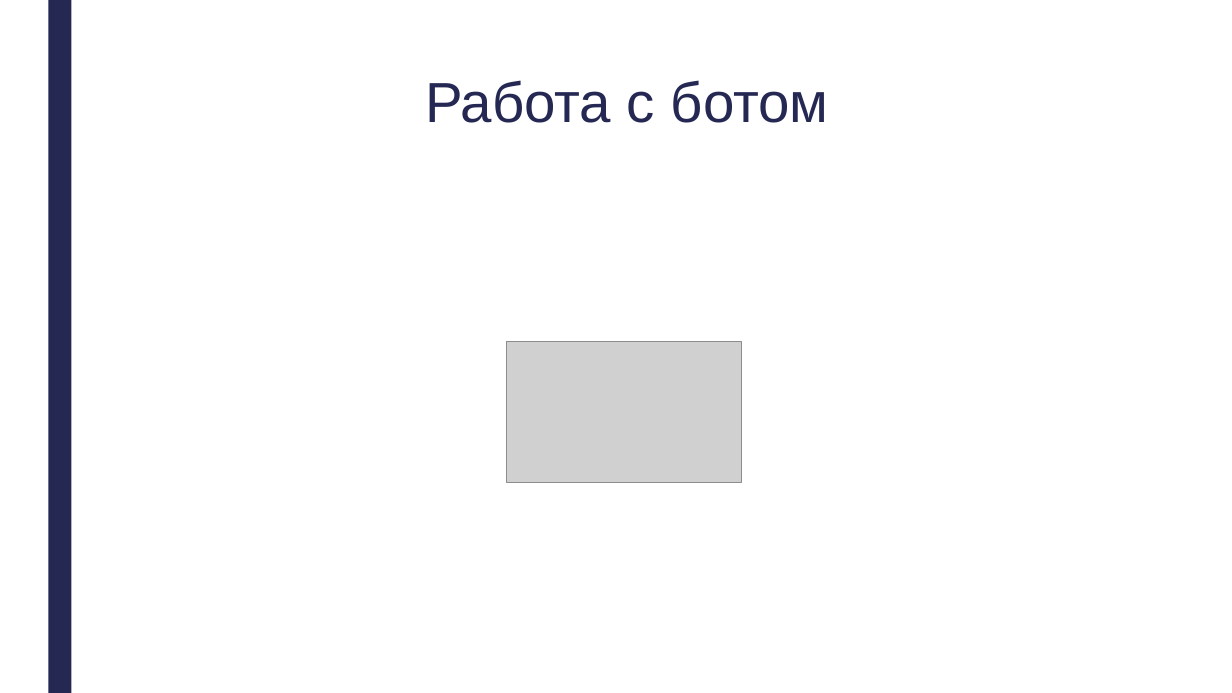
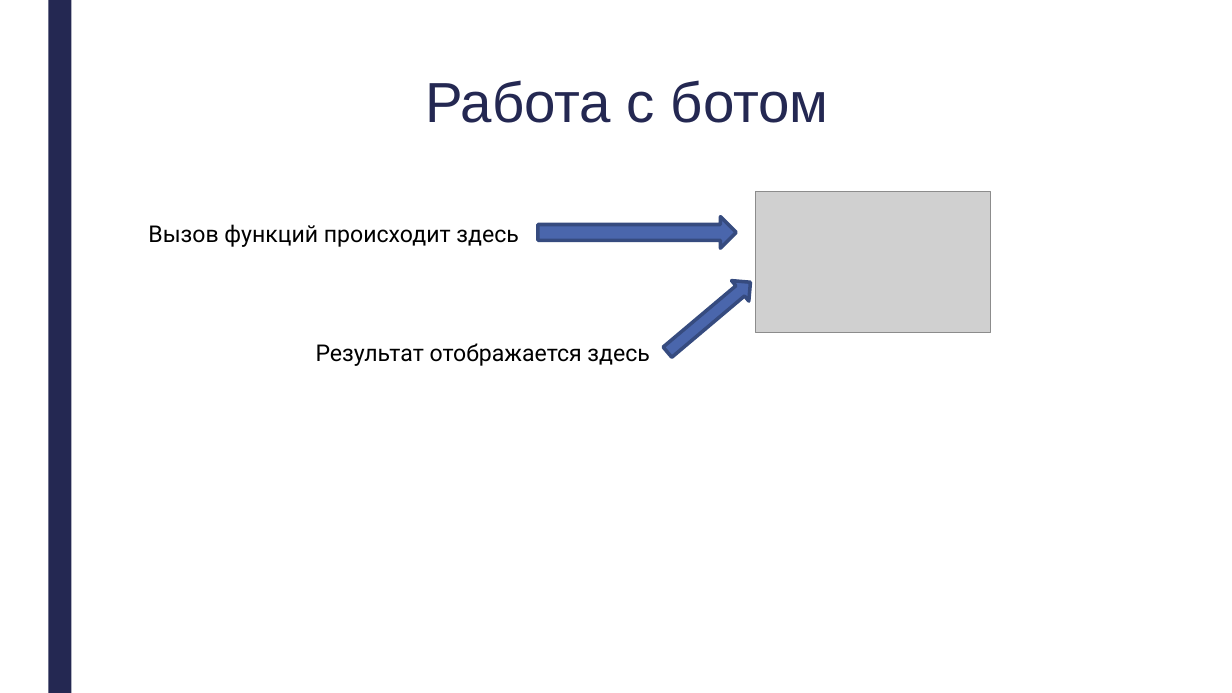
Before and after one commit to misantrhope13/discord_bot, a slide deck: slide 3 of data/Защита проекта/Презентация.pptx (slide 4 before the commit). Drawn at 1232x693 pixels with LibreOffice and Linux fonts; fonts in the diff are those of the drawing; grey boxes stand for pictures. Boxes give left, top, right and bottom in pixels: in the first picture for what was removed or moved away, otherwise in the second. Text is boxed around its words. In the diff, an @@ line names an element or a change of style, - is before the commit and + after.

```diff
--- a/data/Защита проекта/Презентация.pptx
+++ b/data/Защита проекта/Презентация.pptx
@@ picture: place and size @@
-picture at (506, 341, 741, 482)
+picture at (756, 191, 991, 333)
@@ text added at (148, 224, 518, 247), 18 pt, text #000000 @@
+Вызов функций происходит здесь
@@ right arrow added at (538, 216, 737, 248), fill #4A66AC, outline #374B7F 2.75 pt @@
@@ right arrow added at (659, 272, 759, 363), fill #4A66AC, outline #374B7F 2.75 pt @@
@@ text added at (316, 343, 649, 366), 18 pt, text #000000 @@
+Результат отображается здесь
```
Also in this commit, not shown: 2 other slides changed, 2 slides added, 3 slides removed, 1 other file.
